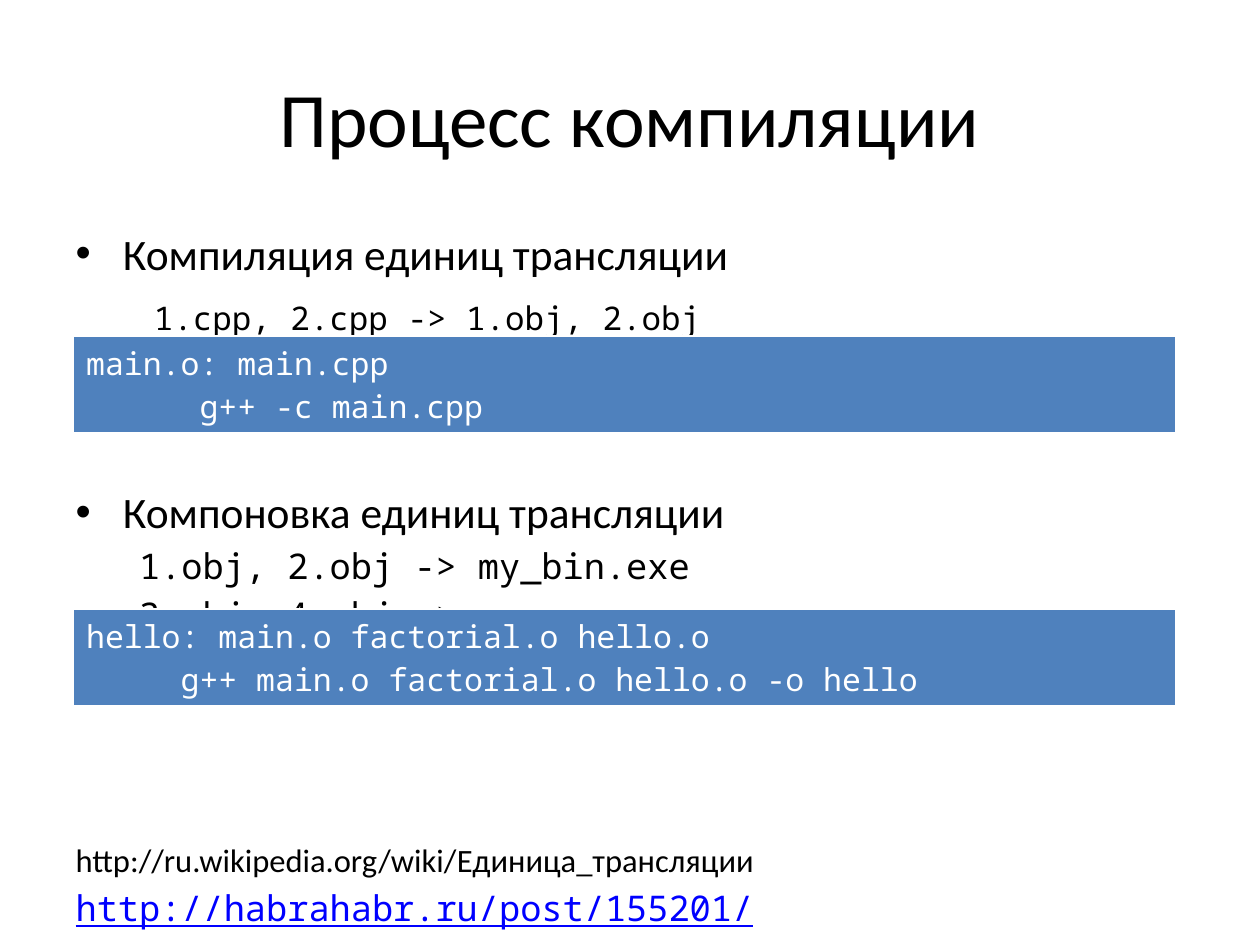
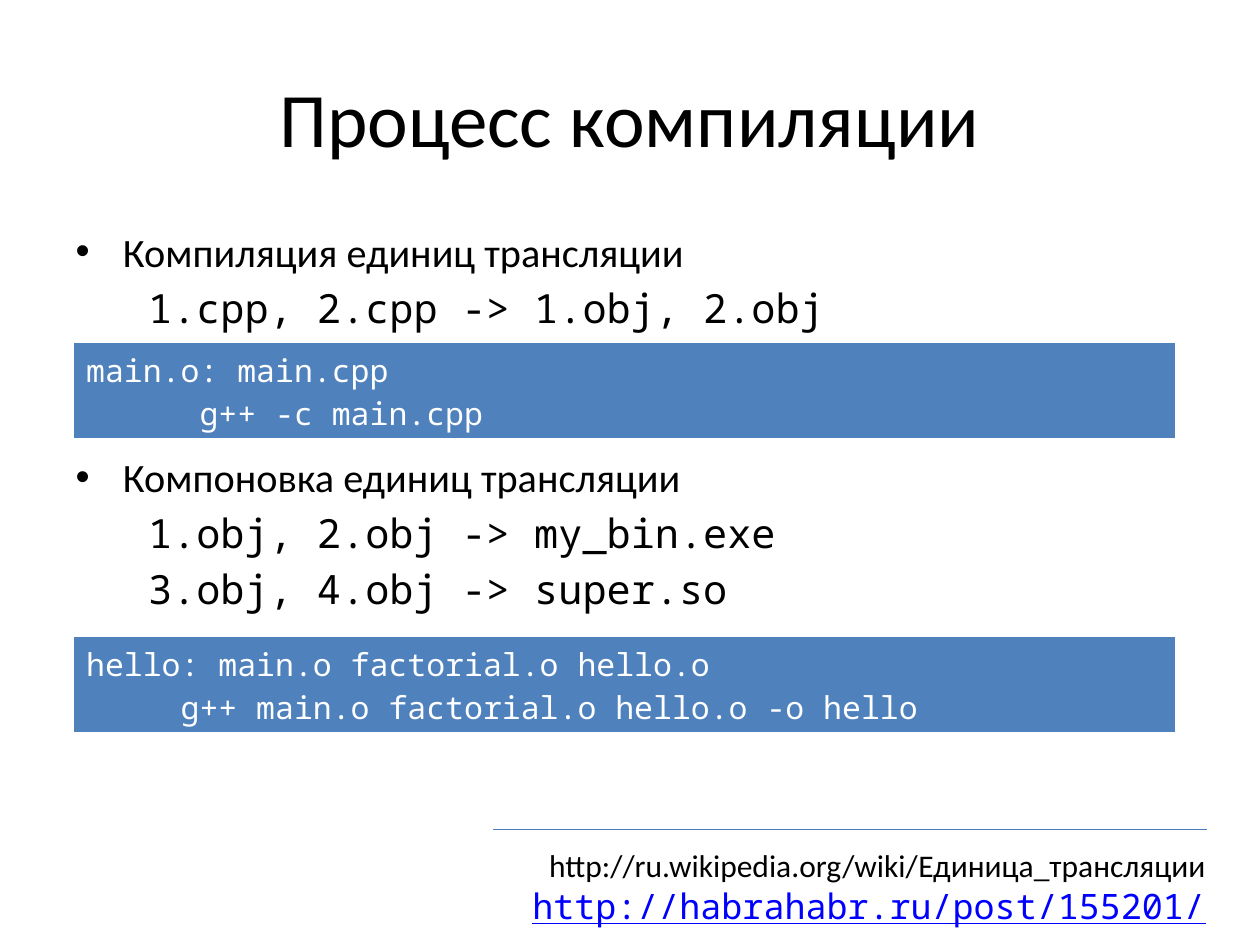
Before and after one commit to tscherkas/cpp_craft_1013, a slide deck: slide 7 of lections/cpp_craft_lec_2_pre.pptx. Drawn at 1260x945 pixels with LibreOffice and Linux fonts; fonts in the diff are those of the drawing. Boxes give left, top, right and bottom in pixels: in the first picture for what was removed or moved away, otherwise in the second. Text is boxed around its words. In the diff, an @@ line names an element or a change of style, - is before the commit and + after.

```diff
--- a/lections/cpp_craft_lec_2_pre.pptx
+++ b/lections/cpp_craft_lec_2_pre.pptx
@@ text "Компиляция единиц трансляции" at (123, 241, 824, 614): size 24.8 to 23 pt in "Компиляция единиц трансляции", "Компоновка единиц трансляции"; size 18.6 to 23 pt in "1.cpp, 2.cpp -> 1.obj, 2.obj"; size 20.1 to 23 pt in "1.obj, 2.obj -> my_bin.exe", "3.obj, 4.obj -> super.so" @@
@@ table: place and size @@
-table at (73, 336, 1176, 430)
+table at (73, 343, 1176, 437)
@@ table: place and size @@
-table at (73, 609, 1176, 703)
+table at (73, 636, 1176, 731)
@@ line added from (494, 829) to (1207, 829), #4B7EBC 0.75 pt @@
@@ text at (76, 849, 754, 930): paragraphs removed @@
-http://ru.wikipedia.org/wiki/Единица_трансляции
-http://habrahabr.ru/post/155201/
@@ text added at (532, 855, 1205, 928), 18 pt, text #000000 @@
+http://ru.wikipedia.org/wiki/Единица_трансляции
+http://habrahabr.ru/post/155201/
```
Also in this commit, not shown: 11 other slides changed, 1 slide added, 1 other file.
